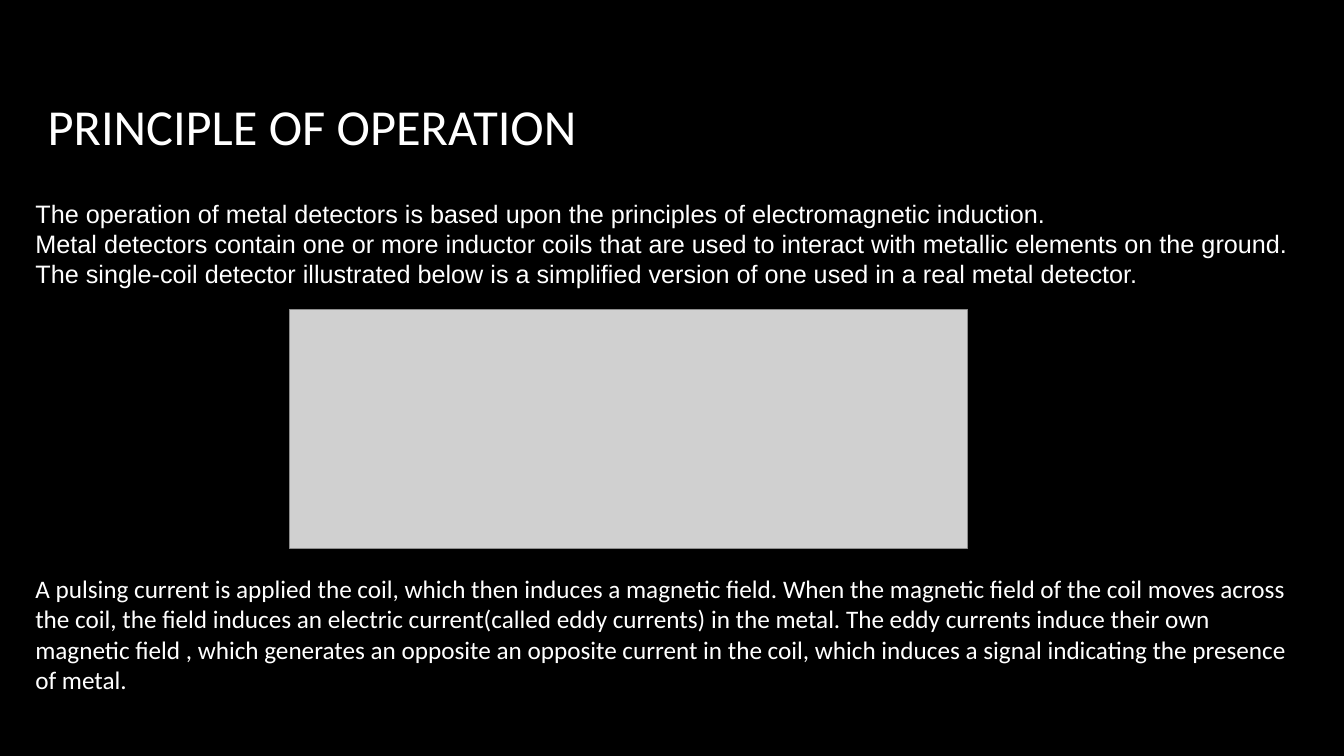
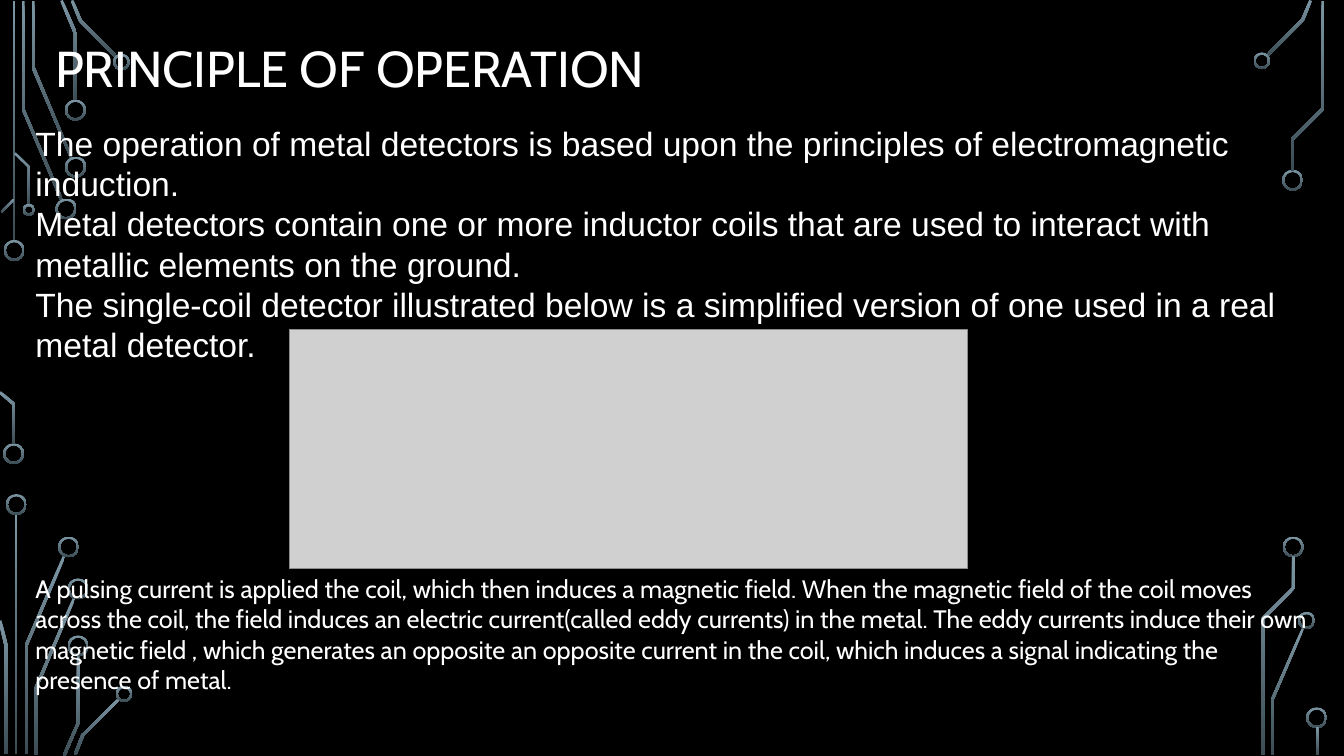
Before and after one commit to Saishivareddy/Smart-Metal-Detection, a slide deck: slide 5 of smart METAL Detector.pptx. Drawn at 1344x756 pixels with LibreOffice and Linux fonts; fonts in the diff are those of the drawing; grey boxes stand for pictures; background and template pictures are left out. Boxes give left, top, right and bottom in pixels: in the first picture for what was removed or moved away, otherwise in the second. Text is boxed around its words. In the diff, an @@ line names an element or a change of style, - is before the commit and + after.

```diff
--- a/smart METAL Detector.pptx
+++ b/smart METAL Detector.pptx
@@ title "PRINCIPLE OF OPERATION": place and size @@
-title "PRINCIPLE OF OPERATION" at bbox=[48, 112, 577, 146]
+title "PRINCIPLE OF OPERATION" at bbox=[55, 44, 644, 97]
@@ title "PRINCIPLE OF OPERATION" at bbox=[55, 44, 644, 97]: font Calibri to Cabin; line spacing 1 to 0.9 @@
@@ text "The operation of metal detectors ..." at bbox=[35, 129, 1275, 358]: size 18 to 24 pt @@
@@ picture: place and size @@
-picture at bbox=[289, 310, 968, 548]
+picture at bbox=[289, 330, 968, 569]
@@ text "A pulsing current is applied ..." at bbox=[35, 578, 1306, 695]: font Calibri to Cabin @@
@@ group added at bbox=[0, 0, 1328, 756]: 33 freeform shapes, 3 rectangles @@
```
Also in this commit, not shown: 9 other slides changed, 10 slides added, 2 slides removed.
